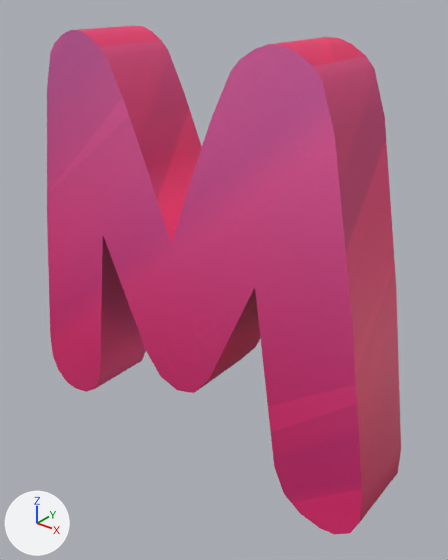
Renders of the FBX model Assets/XanaBuilder Assets/Models/TXL/01_Alphabets/TXL0110013_LetterM/TXL0110013.fbx from each side of a commit.
The view is the same before and after, from a camera (50 mm lens) standing at (1.053, -1.206, 1.32) and looking at (0.068, 0.025, 0.556). The lights are fixed; the arrows at lower left show +X, +Y and +Z. Where no turn or scale is listed for an object, it has been applied to the vertices.

Before the edit, the objects in view are built like this:
```python
mat_mttxl0110013_placemode = principled_material('mtTXL0110013_PlaceMode')
mat_mttxl0110013_placemode.texture = img_txtxl0110013_diffuse_png
mat_mttxl0110013_placemode.roughness = 0.553
me_mesh = bpy.data.meshes.new('Mesh')
me_mesh.from_pydata(...)  # 102 vertices, 200 faces; spans x -0.61..0.61, y -0.111..0.111, z 0.008..1.201
me_mesh.materials.append(mat_mttxl0110013_placemode)  # picture img_txtxl0110013_diffuse_png
ob_smtxl0110013 = bpy.data.objects.new('smTXL0110013', me_mesh)
ob_smtxl0110013.location = (0.0, 0.0, 0.0)
```
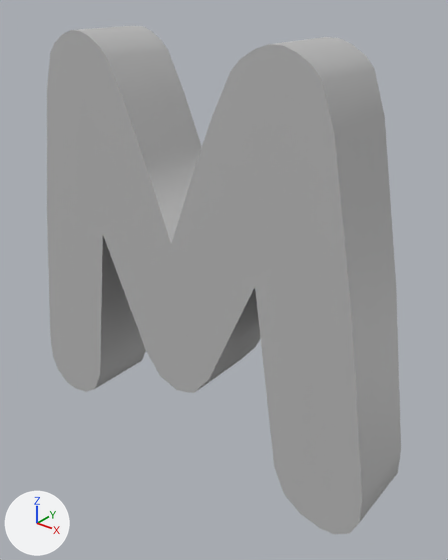
The change, as a diff of the scene's bpy script:
```diff
--- a/Assets/XanaBuilder Assets/Models/TXL/01_Alphabets/TXL0110013_LetterM/TXL0110013.fbx.py
+++ b/Assets/XanaBuilder Assets/Models/TXL/01_Alphabets/TXL0110013_LetterM/TXL0110013.fbx.py
@@ mat_mttxl0110013_placemode @@
 mat_mttxl0110013_placemode = principled_material('mtTXL0110013_PlaceMode')
-mat_mttxl0110013_placemode.texture = img_txtxl0110013_diffuse_png
+mat_mttxl0110013_placemode.base_color = (0.5, 0.5, 0.5)  # grey #bcbcbc
 mat_mttxl0110013_placemode.roughness = 0.553
```

Where the change shows, as pixel boxes [x1, y1, x2, y2] in the pictures (448 x 560 px):
'smTXL0110013', surface changed: [47, 25, 401, 534] in both
